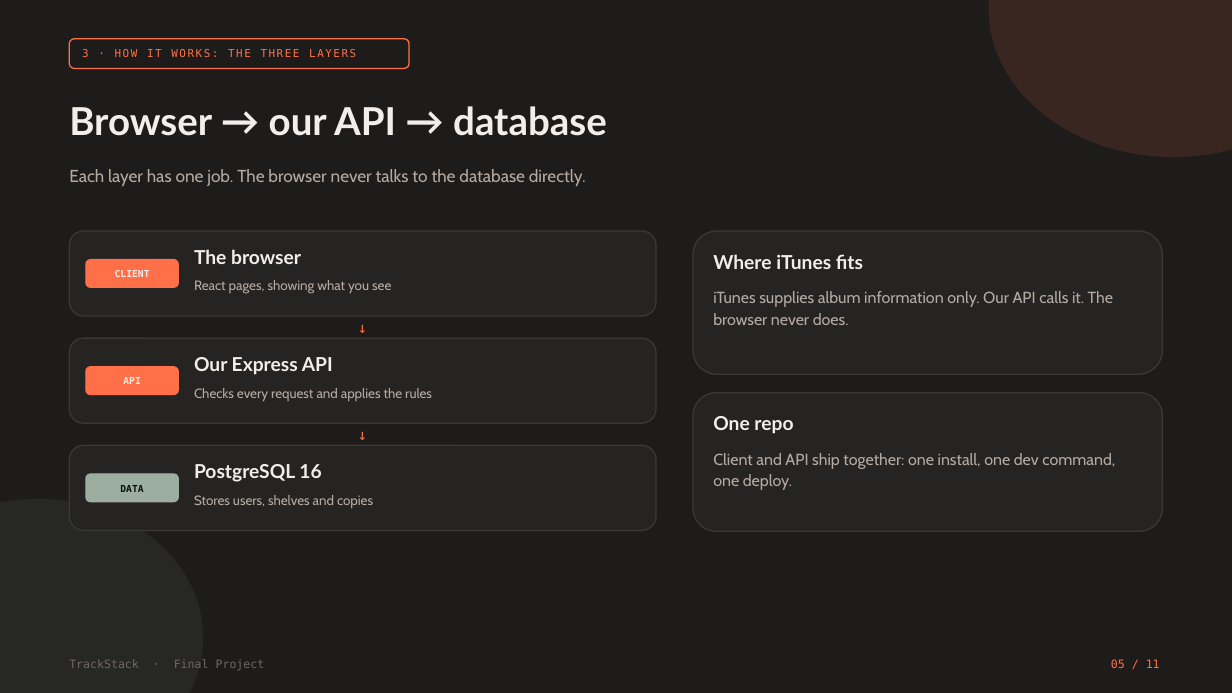
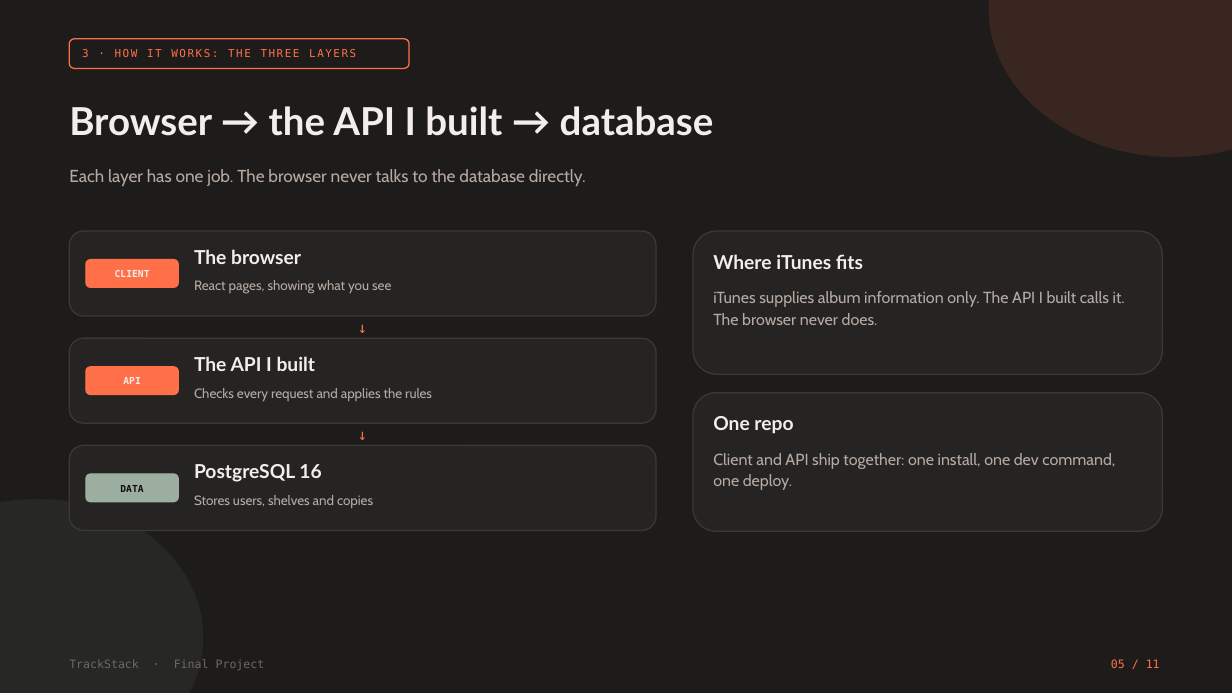
Before and after one commit to josephgreville/trackstack-v2, a slide deck: slide 5 of docs/presentation/TrackStack-Presentation.pptx. Drawn at 1232x693 pixels with LibreOffice and Linux fonts; fonts in the diff are those of the drawing. Boxes give left, top, right and bottom in pixels: in the first picture for what was removed or moved away, otherwise in the second. Text is boxed around its words. In the diff, an @@ line names an element or a change of style, - is before the commit and + after.

```diff
--- a/docs/presentation/TrackStack-Presentation.pptx
+++ b/docs/presentation/TrackStack-Presentation.pptx
@@ text at <box>69,106,714,136</box>: text changed @@
-Browser → our API → database
+Browser → the API I built → database
@@ text at <box>713,291,1125,325</box>: text changed @@
-iTunes supplies album information only. Our API calls it. The browser never does.
+iTunes supplies album information only. The API I built calls it. The browser never does.
@@ text at <box>194,356,316,371</box>: text changed @@
-Our Express API
+The API I built
```
Also in this commit, not shown: 11 other files.
